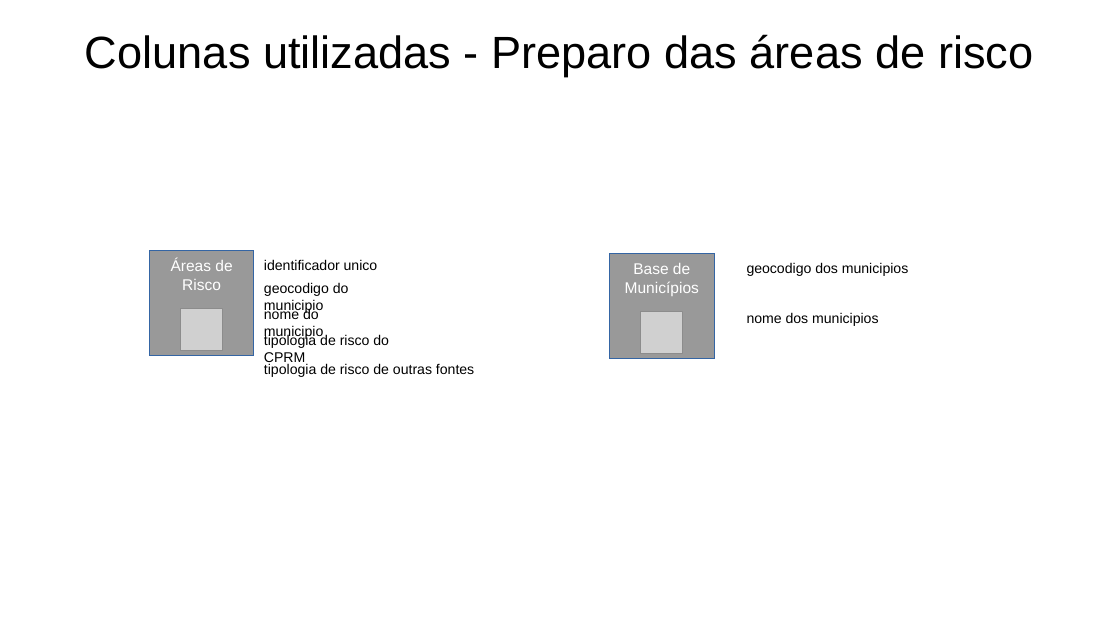
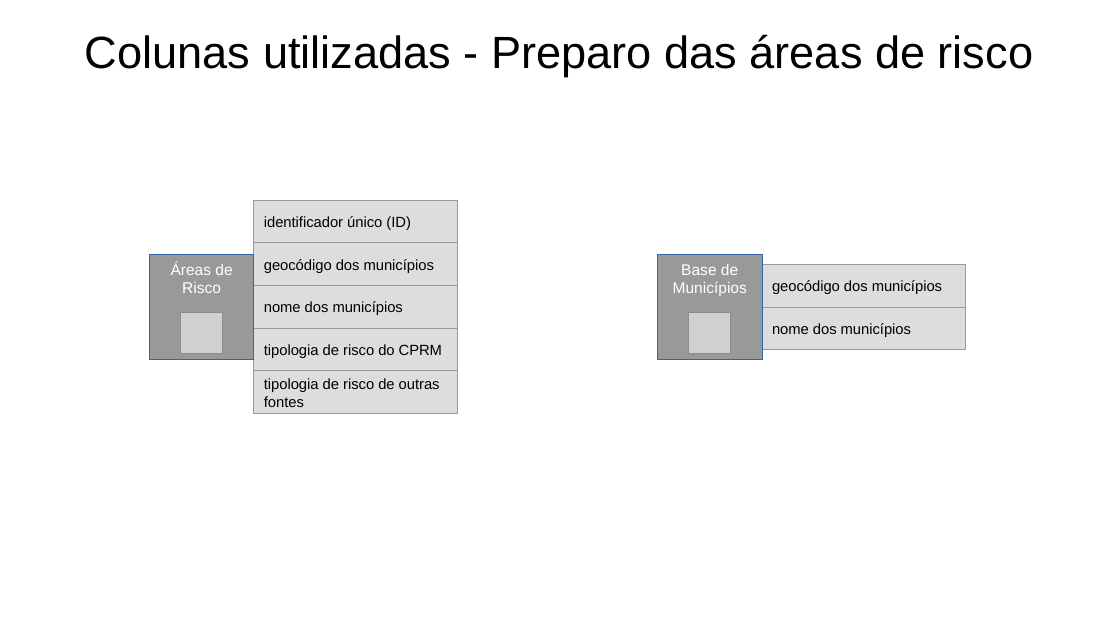
Before and after one commit to jcmartinssh/kits-BATER, a slide deck: slide 8 of apresentacao.odp (slide 7 before the commit). Drawn at 1120x630 pixels with LibreOffice and Linux fonts; fonts in the diff are those of the drawing; grey boxes stand for pictures. Boxes give left, top, right and bottom in pixels: in the first picture for what was removed or moved away, otherwise in the second. Text is boxed around its words. In the diff, an @@ line names an element or a change of style, - is before the commit and + after.

```diff
--- a/apresentacao.odp
+++ b/apresentacao.odp
@@ rectangle added at [254,200,457,243], fill #DDDDDD, outline #999999 0 pt, 10.5 pt, text #000000 @@
+identificador único (ID)
@@ rectangle "Áreas de Risco": place and size @@
-rectangle "Áreas de Risco" at [149,251,254,356]
+rectangle "Áreas de Risco" at [149,255,254,360]
@@ rectangle added at [254,243,457,286], fill #DDDDDD, outline #999999 0 pt, 10.5 pt, text #000000 @@
+geocódigo dos municípios
@@ text removed at [264,259,378,270] @@
-identificador unico
@@ rectangle "Base de Municípios": place and size @@
-rectangle "Base de Municípios" at [610,254,714,359]
+rectangle "Base de Municípios" at [658,255,762,360]
@@ text removed at [747,262,908,276] @@
-geocodigo dos municipios
@@ rectangle added at [762,264,966,307], fill #DDDDDD, outline #999999 0 pt, 10.5 pt, text #000000 @@
+geocódigo dos municípios
@@ rectangle added at [254,286,457,328], fill #DDDDDD, outline #999999 0 pt, 10.5 pt, text #000000 @@
+nome dos municípios
@@ text removed at [264,282,349,314] @@
-geocodigo do municipio
@@ picture: place and size @@
-picture at [181,308,223,350]
+picture at [181,312,223,354]
@@ rectangle "tipologia de risco do CPRM": place and size @@
-rectangle "tipologia de risco do CPRM" at [264,334,389,365]
+rectangle "tipologia de risco do CPRM" at [254,328,457,371]
@@ rectangle "tipologia de risco do CPRM" at [254,328,457,371]: size 10 to 10.5 pt; vertical alignment top to middle; fill none to #DDDDDD; outline none to #999999 0 pt @@
@@ text removed at [264,308,323,340] @@
-nome do municipio
@@ picture: place and size @@
-picture at [641,311,683,353]
+picture at [689,312,731,354]
@@ rectangle "nome dos municípios": place and size @@
-rectangle "nome dos municípios" at [747,312,878,326]
+rectangle "nome dos municípios" at [762,307,966,350]
@@ rectangle "nome dos municípios" at [762,307,966,350]: vertical alignment top to middle; fill none to #DDDDDD; outline none to #999999 0 pt @@
@@ text in rectangle at [772,323,911,337]: text changed; size 10 to 10.5 pt @@
-nome dos municipios
+nome dos municípios
@@ rectangle "tipologia de risco de outras ..." at [254,371,457,414]: size 10 to 10.5 pt; vertical alignment top to middle; fill none to #DDDDDD; outline none to #999999 0 pt @@
@@ rectangle "tipologia de risco de outras ...": place and size @@
-rectangle "tipologia de risco de outras ..." at [264,363,474,377]
+rectangle "tipologia de risco de outras ..." at [254,371,457,414]
```
Also in this commit, not shown: 8 other slides changed, 5 slides added, 1 other file.
